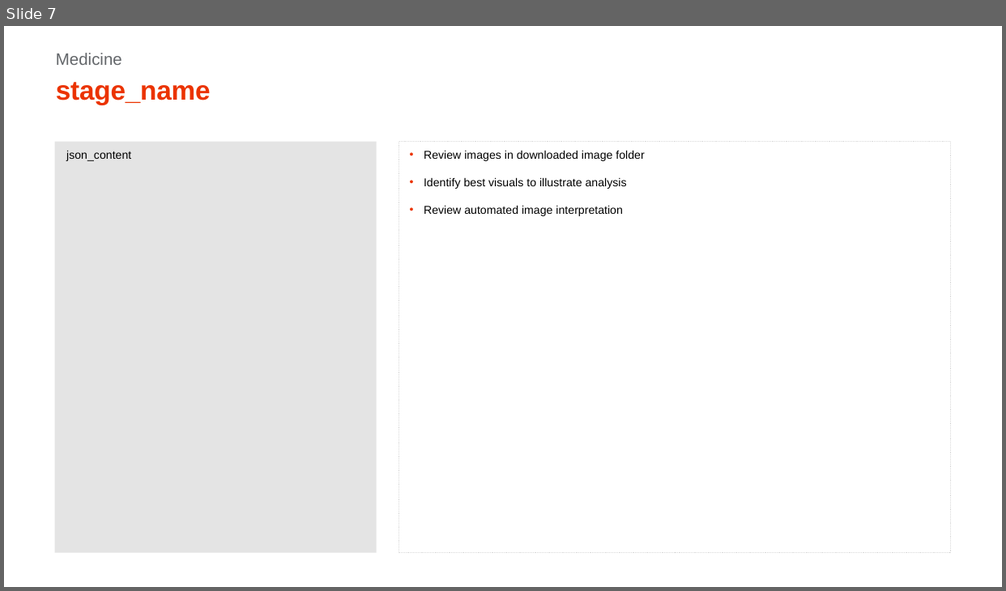
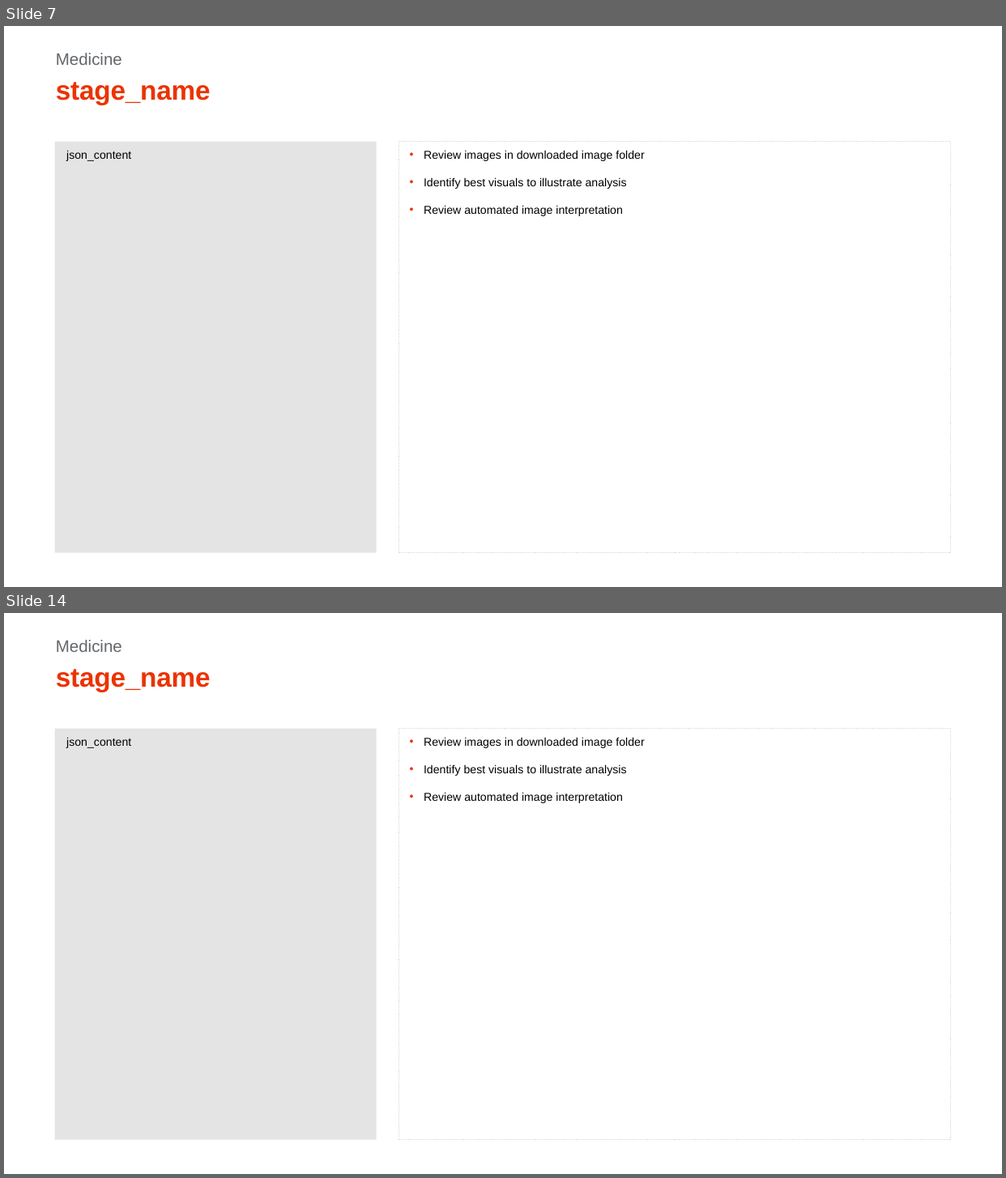
Before and after one commit to xpistos90210/templates, a slide deck: brand_analysis.pptx. Shown one above the other, each under a label of ours: slide 7 before the commit, slides 7 and 14 after it; the slides between them are not shown. The pictures are 1006x591 and 1006x1178 pixels, drawn with LibreOffice and Linux fonts; fonts in the diff are those of the drawing. Boxes give left, top, right and bottom in pixels: in the first picture for what was removed or moved away, otherwise in the second. Text is boxed around its words. In the diff, an @@ line names an element or a change of style, - is before the commit and + after.

```diff
--- a/brand_analysis.pptx
+++ b/brand_analysis.pptx
@@ slide 14 added at (4,613,1002,1174), background #FFFFFF; not listed: 2 template elements that a slide beside it also shows @@
@@ text added at (56,640,122,652), 16 pt, text #63666A @@
+Medicine
@@ title added at (56,669,211,692), 26 pt, text #EB3300, bold @@
+stage_name
@@ text added at (66,737,131,748), 11 pt, text #000000 @@
+json_content
@@ text added at (424,737,644,803), 11 pt, text #000000 @@
+• Review images in downloaded image folder
+• Identify best visuals to illustrate analysis
+• Review automated image interpretation
```
Also in this commit, not shown: 8 other slides added.
